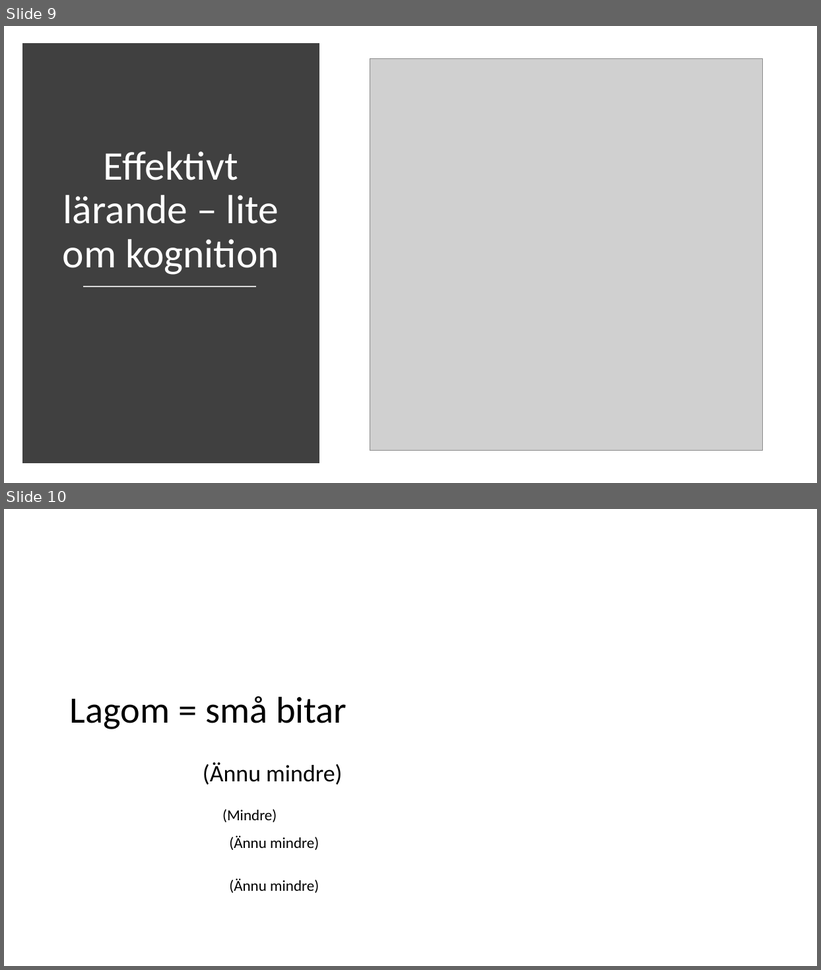
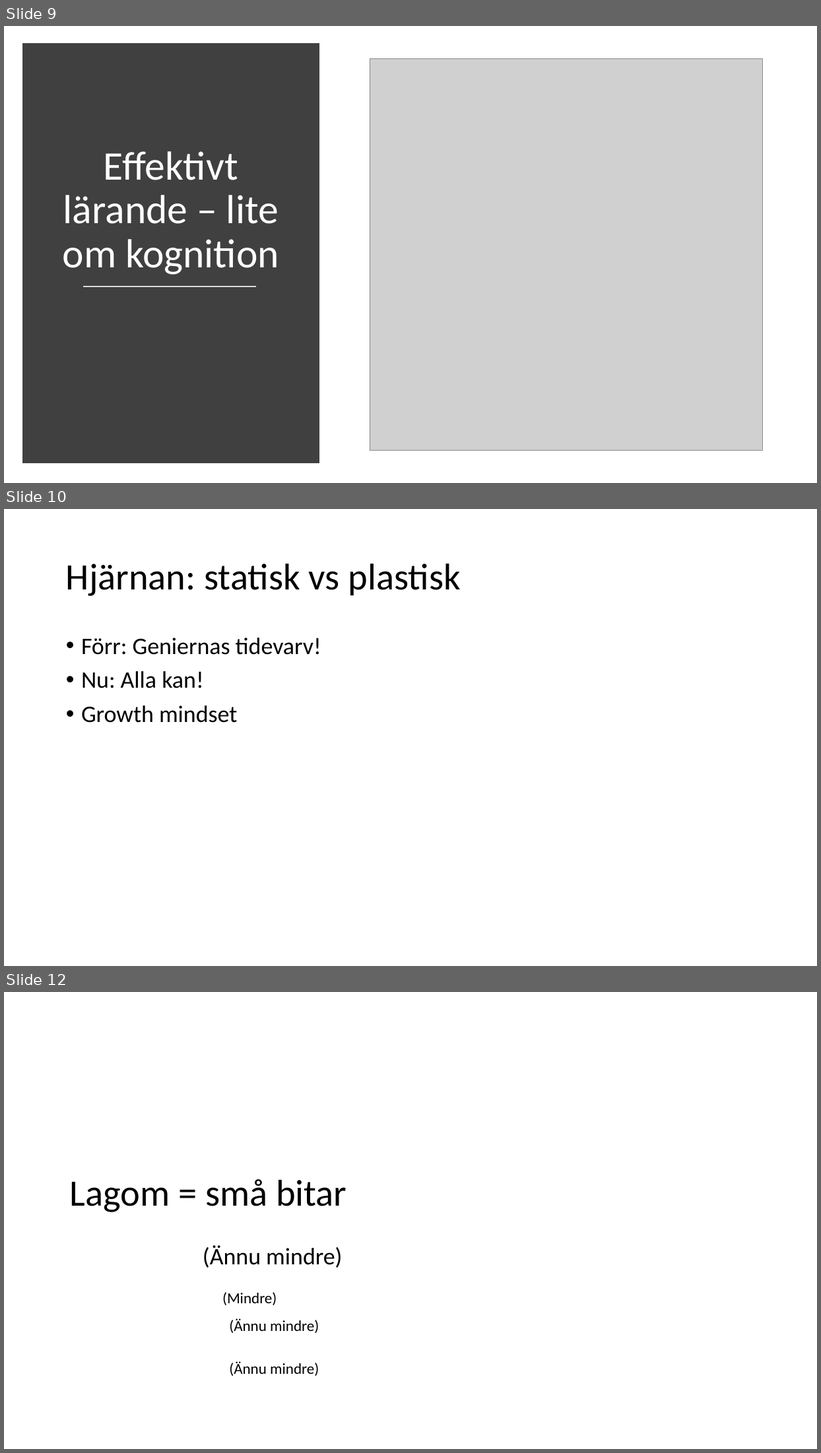
Before and after one commit to seleniusmoell/presentations, a slide deck: Lärande om lärande.pptx. Shown one above the other, each under a label of ours: slides 9 and 10 before the commit, slides 9, 10 and 12 after it; the slides between them are not shown. The pictures are 821x970 and 821x1453 pixels, drawn with LibreOffice and Linux fonts; fonts in the diff are those of the drawing; grey boxes stand for pictures. Boxes give left, top, right and bottom in pixels: in the first picture for what was removed or moved away, otherwise in the second. Text is boxed around its words. In the diff, an @@ line names an element or a change of style, - is before the commit and + after.

```diff
--- a/Lärande om lärande.pptx
+++ b/Lärande om lärande.pptx
@@ slide 10 added at [4, 509, 817, 966], background #FFFFFF @@
@@ title added at [66, 563, 461, 596], 44 pt, text #000000 @@
+Hjärnan: statisk vs plastisk
@@ text added at [81, 638, 321, 723], 28 pt, text #000000 @@
+• Förr: Geniernas tidevarv!
+• Nu: Alla kan!
+• Growth mindset
@@ what was slide 10 is now slide 12 @@
```
Also in this commit, not shown: 1 other slide added.
